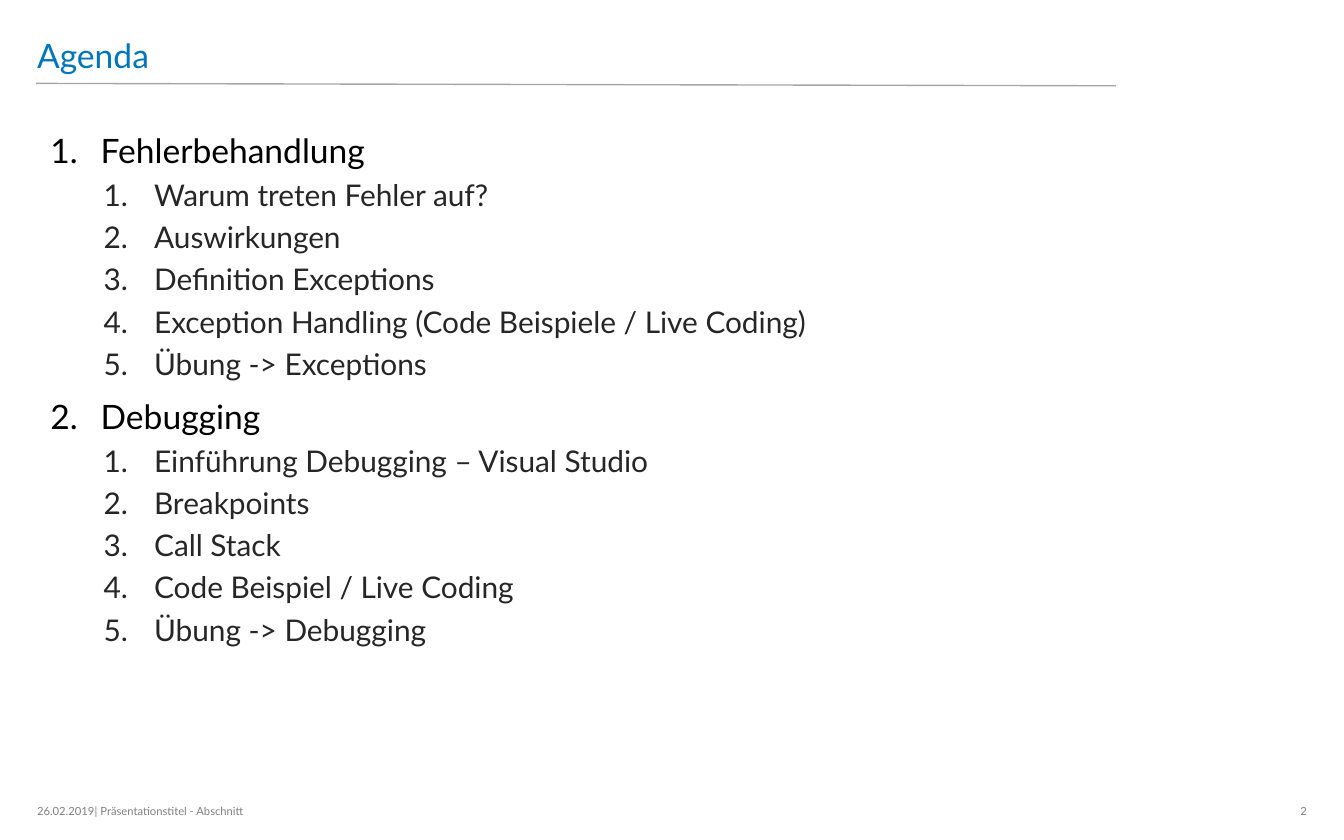
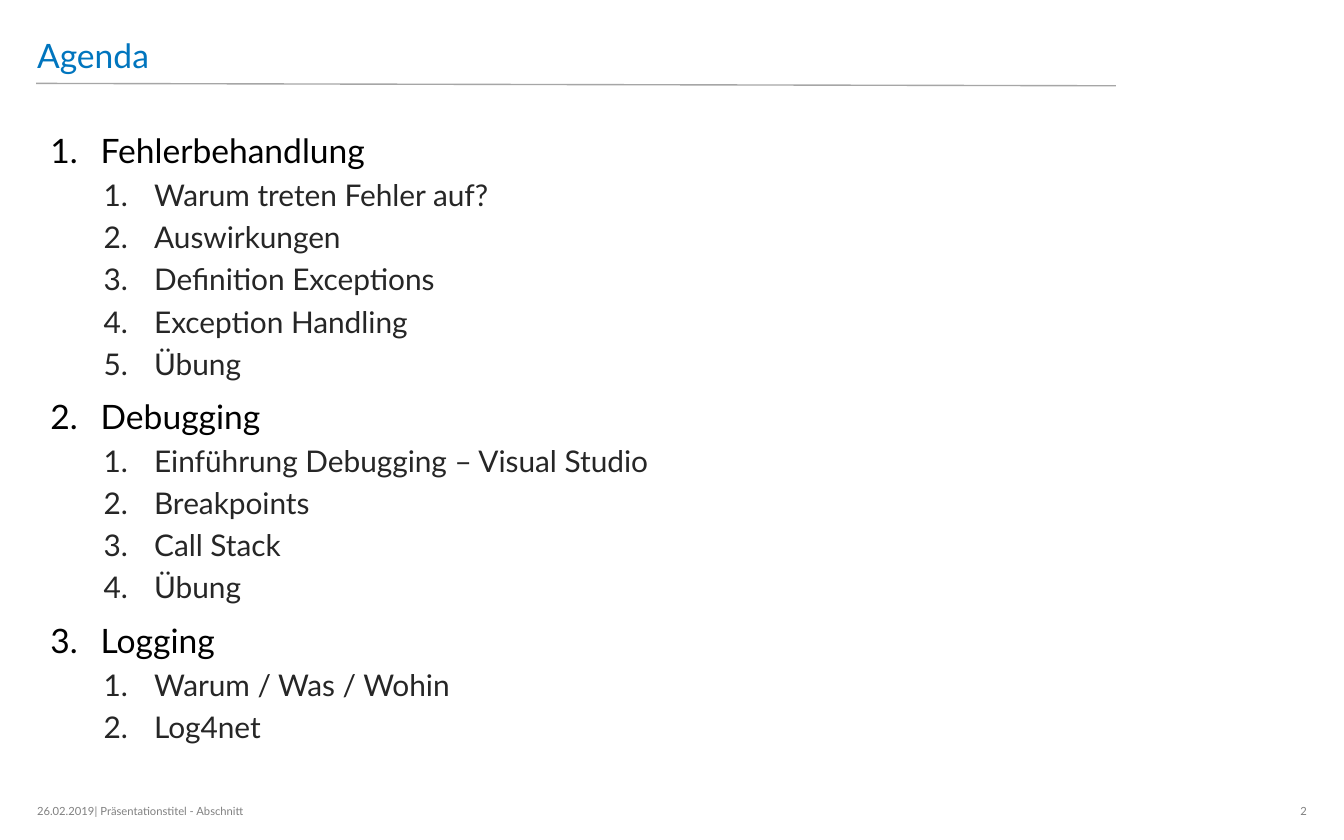
Before and after one commit to dacasi/Ausbildung, a slide deck: slide 2 of Fehlerbehandung und Debugging.pptx. Drawn at 1344x840 pixels with LibreOffice and Linux fonts; fonts in the diff are those of the drawing; background and template pictures are left out. Boxes give left, top, right and bottom in pixels: in the first picture for what was removed or moved away, otherwise in the second. Text is boxed around its words. In the diff, an @@ line names an element or a change of style, - is before the commit and + after.

```diff
--- a/Fehlerbehandung und Debugging.pptx
+++ b/Fehlerbehandung und Debugging.pptx
@@ text at box(154, 311, 408, 381): text changed @@
-  4. Exception Handling (Code Beispiele / Live Coding)
-  5. Übung -> Exceptions
+  4. Exception Handling
+  5. Übung
@@ text at box(101, 572, 449, 744): text changed @@
-  4. Code Beispiel / Live Coding
-  5. Übung -> Debugging
+  4. Übung
+3. Logging
+  1. Warum / Was / Wohin
+  2. Log4net
```
Also in this commit, not shown: 8 other slides changed, 2 other files.
